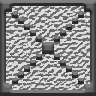
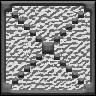
Before/after of a (96, 96) layered artwork. What changed in the layer stack:
added layer "Border" above "Background" over (0, 0, 96, 96)
renamed "Rectangle 1" to "Background", painted on it over (0, 0, 96, 96)
removed layer "BG" over (0, 0, 96, 96)
